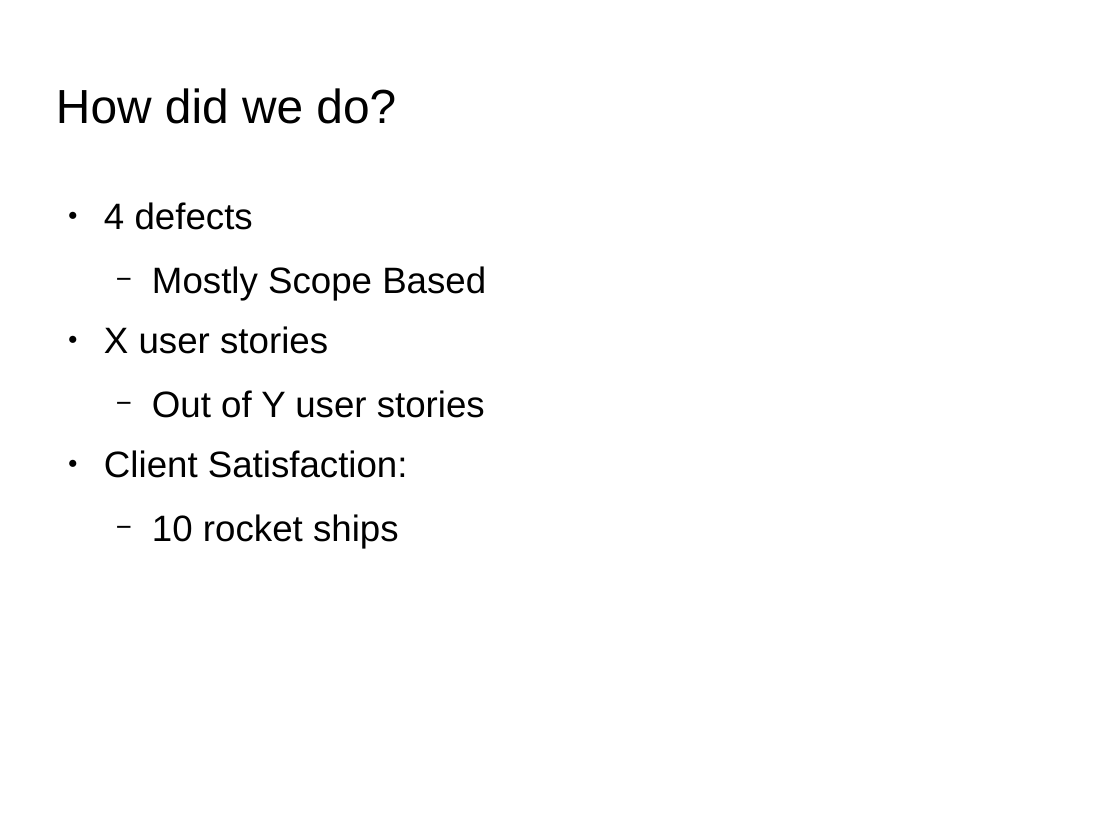
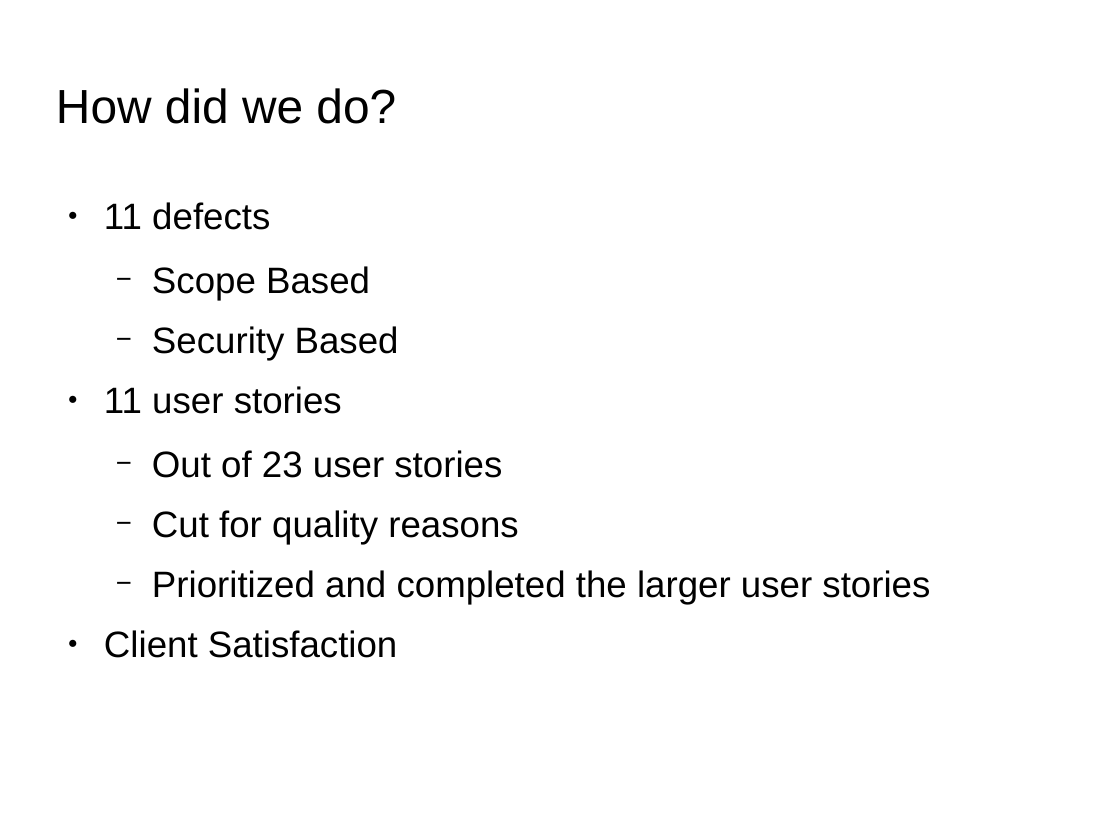
Before and after one commit to nkowdley/CS1530-Team9, a slide deck: slide 6 of presentation/1530Presentation.odp. Drawn at 1120x840 pixels with LibreOffice and Linux fonts; fonts in the diff are those of the drawing; background and template pictures are left out. Boxes give left, top, right and bottom in pixels: in the first picture for what was removed or moved away, otherwise in the second. Text is boxed around its words. In the diff, an @@ line names an element or a change of style, - is before the commit and + after.

Commit message:
presentation v2

```diff
--- a/presentation/1530Presentation.odp
+++ b/presentation/1530Presentation.odp
@@ text at (104, 202, 930, 658): text changed @@
-● 4 defects
-  − Mostly Scope Based
-● X user stories
-  − Out of Y user stories
-● Client Satisfaction:
-  − 10 rocket ships
+● 11 defects
+  − Scope Based
+  − Security Based
+● 11 user stories
+  − Out of 23 user stories
+  − Cut for quality reasons
+  − Prioritized and completed the larger user stories
+● Client Satisfaction
```
Also in this commit, not shown: 1 other slide changed.
